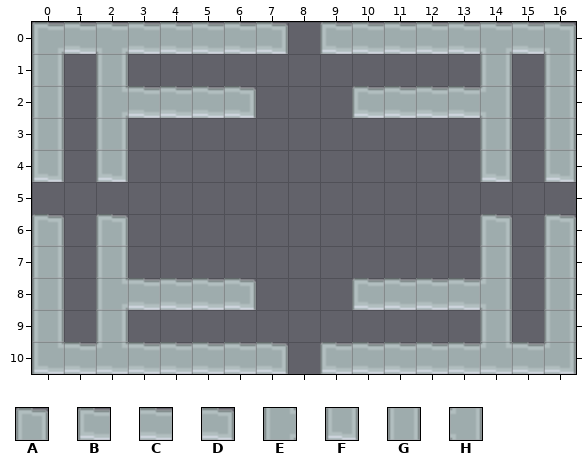
Tiled map, stored at core/assets/rooms/try2map3_recolored.tmx. That is the earlier state.
Cells are 32x32 px. Shown: x 0..16, y 0..10.
Key: from "roguelikeDungeon_transparent": A 8, B 9, C 10, D 11, E 14, F 41, G 44, H 47.
_ is an empty cell.
Layers that did not change in this view are not listed.
Layer "DestructibleLayer" before, first column x 0:
 0 _________________
 1 __G___________G__
 2 __ECCCD___BCCCH__
 3 __G___________G__
 4 __F___________F__
 5 _________________
 6 __A___________A__
 7 __G___________G__
 8 __ECCCD___BCCCH__
 9 __G___________G__
10 _________________
After the commit:
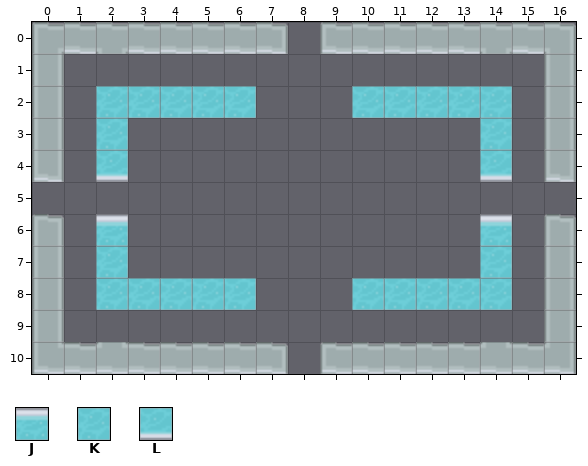
Further tiles: from "roguelikeDungeon_transparent": J 331, K 364, L 397.
What changed:
{"where": "layer \"DestructibleLayer\""}
{"y":1,"x":2,"old":"G","new":"_"}
{"y":1,"x":14,"old":"G","new":"_"}
{"y":2,"x":2,"old":"ECCCD","new":"KKKKK"}
{"y":2,"x":10,"old":"BCCCH","new":"KKKKK"}
{"y":3,"x":2,"old":"G","new":"K"}
{"y":3,"x":14,"old":"G","new":"K"}
{"y":4,"x":2,"old":"F","new":"L"}
{"y":4,"x":14,"old":"F","new":"L"}
{"y":6,"x":2,"old":"A","new":"J"}
{"y":6,"x":14,"old":"A","new":"J"}
{"y":7,"x":2,"old":"G","new":"K"}
{"y":7,"x":14,"old":"G","new":"K"}
{"y":8,"x":2,"old":"ECCCD","new":"KKKKK"}
{"y":8,"x":10,"old":"BCCCH","new":"KKKKK"}
{"y":9,"x":2,"old":"G","new":"_"}
{"y":9,"x":14,"old":"G","new":"_"}
{"label":"changed","picture_box":[96,54,256,182]}
{"label":"changed","picture_box":[352,54,512,182]}
{"label":"changed","picture_box":[96,214,256,342]}
{"label":"changed","picture_box":[352,214,512,342]}
